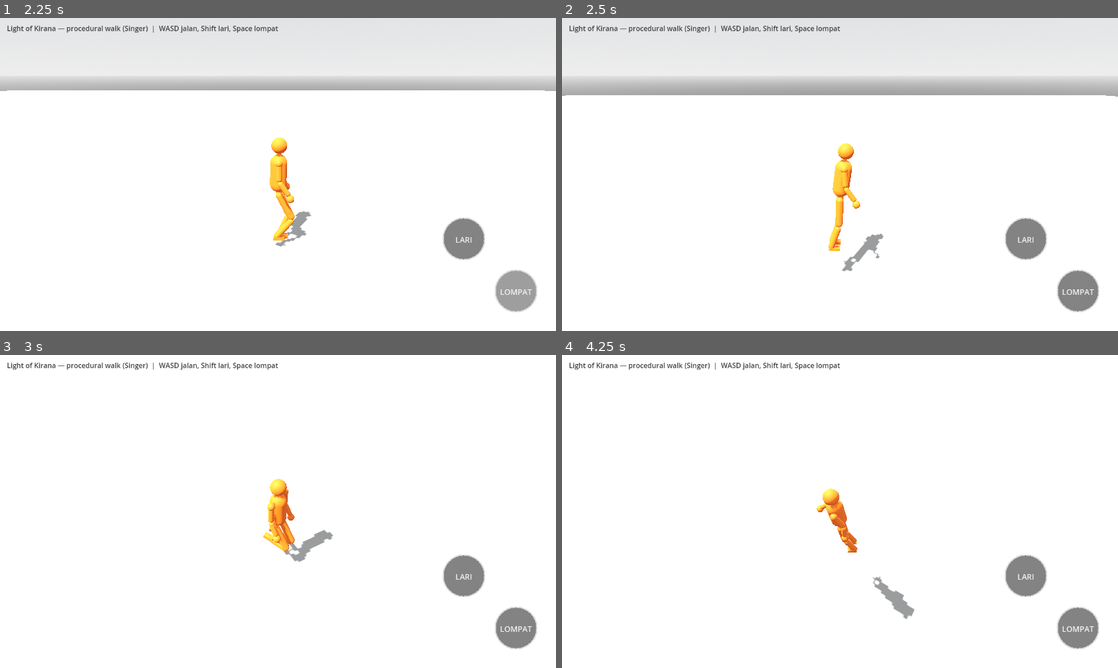
Above: before the commit, frames 1-4 (two rows, left to right).
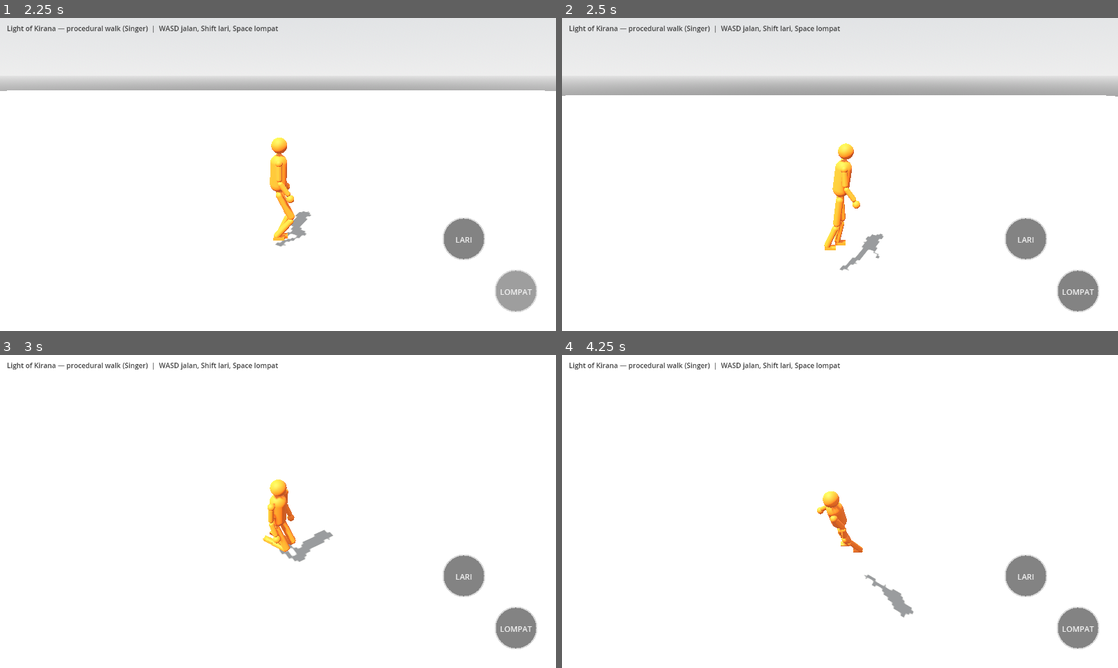
Above: after the commit, the same moments.

Repository: bagus123triga/light-of-kirana
Game: Godot game, scene res://scenes/main.tscn
The game is run twice, just before and just after one commit, with the same random seed, the same clock (stepped at 60 frames per second) and the same inputs.
Inputs (mouse positions are in pixels of both pictures, inside the frame that each line leads up to):
- Up to frame 1 (2.25 s): tap Enter at 0.5 s; drag from (55, 271) to (333, 105) at 0.52 s; drag from (461, 240) to (250, 237) at 1.27 s; move the mouse to (517, 290) at 2.02 s; hold D from 2.03 s (still down); hold Shift from 2.03 s (still down); click (517, 290) at 2.17 s
- Up to frame 2 (2.5 s): keep holding D; keep holding Shift
- Up to frame 3 (3 s): release D at 2.75 s; release Shift at 2.75 s; drag from (250, 574) to (111, 464) at 2.77 s
- Up to frame 4 (4.25 s): move the mouse to (1006, 558) at 3.52 s; hold A from 3.53 s (still down); hold Shift from 3.53 s (still down); tap Space at 3.77 s

Frame 1 is identical in both runs. In frame 2, 0.4% of the frame differs, in the area x 47-55%, y 40-81%; in frame 3, 0.2%; in frame 4, 0.5%, in the area x 45-64%, y 42-85%.

Commit message:
Add alternating running jump pose and stronger leg extension

Diff:
--- a/scripts/procedural_humanoid.gd
+++ b/scripts/procedural_humanoid.gd
@@ -113,6 +113,7 @@
 var jump_state := 0
 var jump_timer := 0.0
 var jump_crouch := 0.0
+var run_jump_phase := 0.0
 
 
 func _orange_material() -> StandardMaterial3D:
@@ -380,6 +381,8 @@
 			if not test_mode:
 				velocity.y = 6.5
 	elif jump_state == 2:
+		if is_running:
+			run_jump_phase += delta * 8.0
 		# ROOT CAUSE (screenshot 2026-11-09 21:43, reproduced headless):
 		# the old check also required velocity.y < 0.0 — but
 		# move_and_slide() ZEROES the downward velocity the moment
@@ -412,7 +415,8 @@
 				# absorbs the impact instead of leaving the legs tucked and weightless.
 				land_from[i] = foot_planted_pos[i]
 				land_from[i].y = minf(land_from[i].y, 0.18)
-				land_target[i] = global_position + wish_dir * 0.25 + rgt0 * side0 * STEP_LATERAL + fwd0 * 0.05
+				var run_jump_offset := sin(run_jump_phase) * 0.18 * (-1.0 if i == 0 else 1.0) if is_running else 0.0
+				land_target[i] = global_position + wish_dir * 0.25 + fwd0 * run_jump_offset + rgt0 * side0 * STEP_LATERAL + fwd0 * 0.05
 				land_target[i].y = 0.05
 			land_t = 0.0
 	elif jump_state == 3:
@@ -603,7 +607,9 @@
 	# — the old snap is what made the jump look like an animation.
 	if not on_floor_now:
 		for i in 2:
-			var tuck := hip_global + Vector3(0, -0.78, 0) + right * (-1.0 if i == 0 else 1.0) * 0.09
+			var jump_side := -1.0 if i == 0 else 1.0
+			var run_jump_offset := sin(run_jump_phase) * 0.22 * jump_side if is_running and jump_state == 2 else 0.0
+			var tuck := hip_global + Vector3(0, -0.84, 0) + forward * run_jump_offset + right * jump_side * 0.09
 			foot_planted_pos[i] = foot_planted_pos[i].lerp(tuck, clampf(delta * 8.0, 0.0, 1.0))
 		_was_airborne = true
 	elif _was_airborne:
@@ -692,7 +698,7 @@
 	for i in 2:
 		if is_running and not foot_stepping[i] and on_floor_now and jump_state == 0:
 			var behind := (global_position - foot_planted_pos[i]).dot(forward)
-			foot_planted_pos[i].y = 0.05 + minf(maxf(behind - 0.15, 0.0) * 0.35, 0.12)
+			foot_planted_pos[i].y = 0.05 + minf(maxf(behind - 0.08, 0.0) * 0.42, 0.17)
 
 	# --- Two-bone IK + foot placement ---
 	# Visual ankle is clamped to leg reach so the shin can never detach
